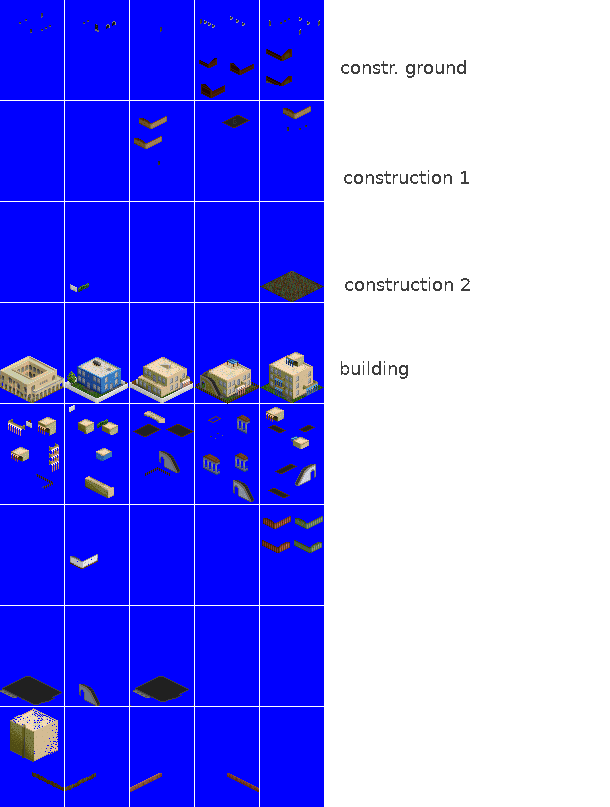
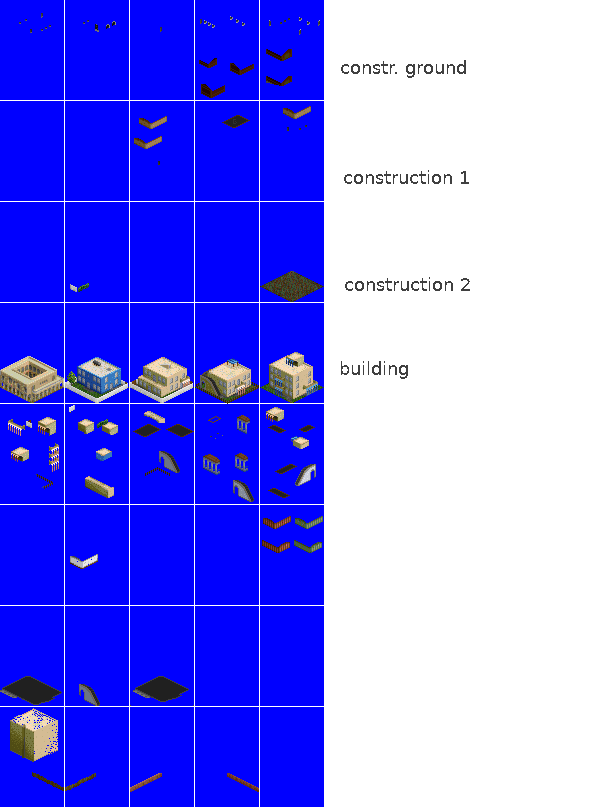
Two versions of the same layered image (w=610, h=807). Layer-by-layer changes:
painted on "building" over [0, 357, 64, 402]
painted on "ground" over [2, 373, 60, 400]
